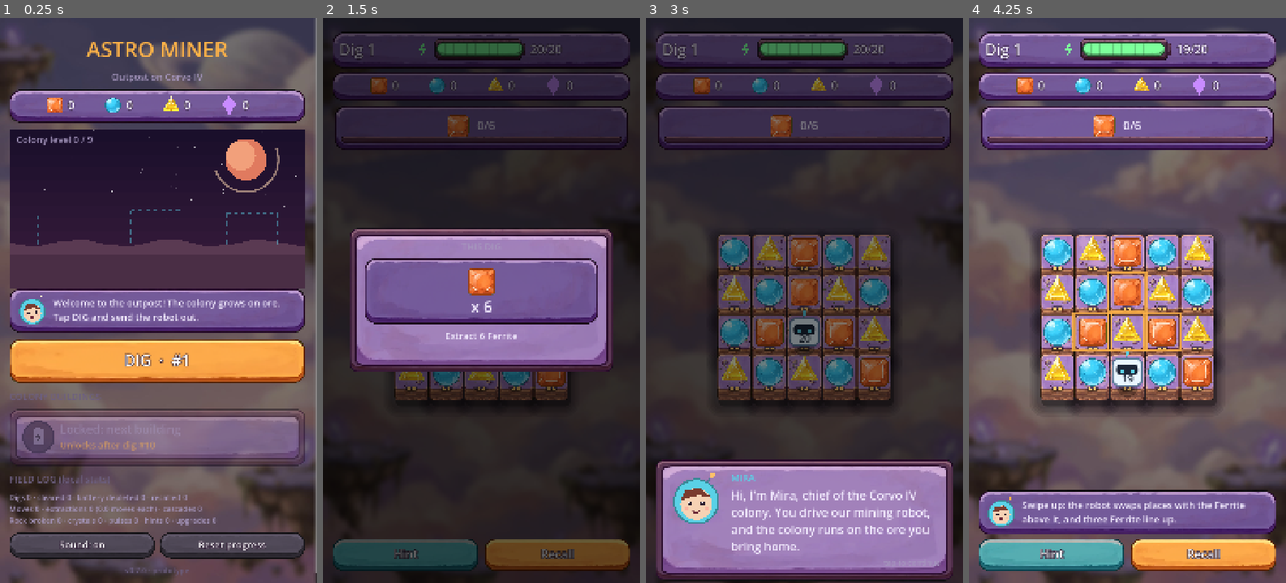
Above: before the commit, frames 1-4 (left to right).
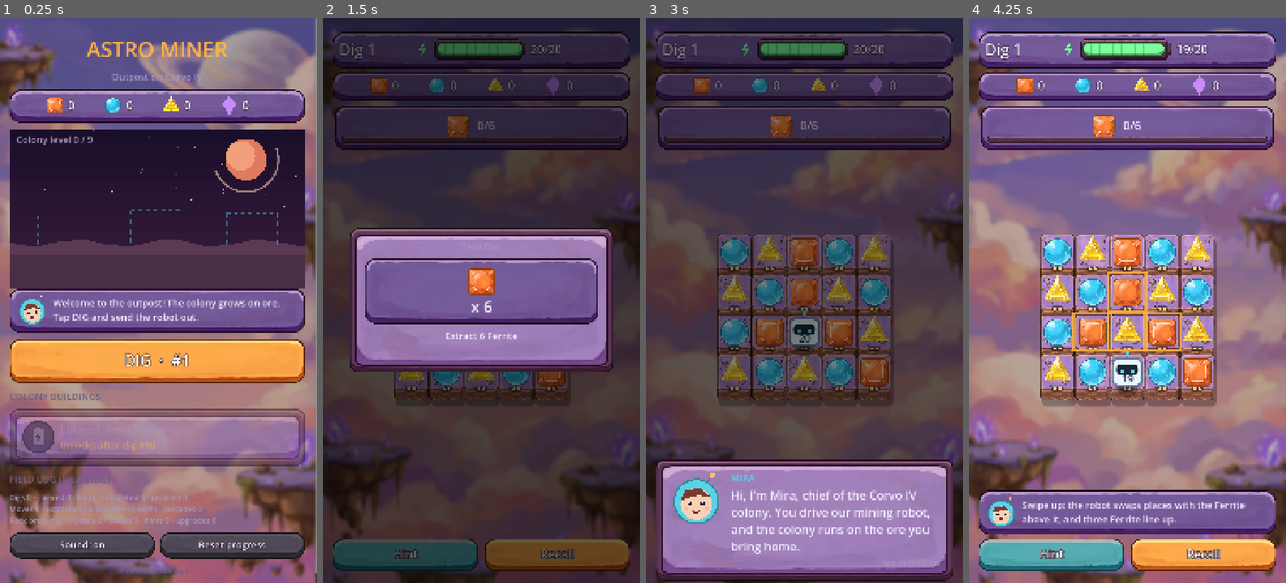
Above: after the commit, the same moments.

Repository: urunsiyabend/astro-miner
Game: Godot game, scene res://scenes/Main.tscn
Two runs of this game, one before a commit and one after it. Both use one fixed random seed, a clock stepped at 60 frames per second and the inputs below.
Inputs (mouse positions are in pixels of both pictures, inside the frame that each line leads up to):
- Up to frame 1 (0.25 s): no input
- Up to frame 2 (1.5 s): click "DIG · #1" at 0.5 s; click "Hint" at 1.25 s
- Up to frame 3 (3 s): click "Recall" at 2 s; tap Enter at 2.75 s; drag from (804, 323) to (836, 176) at 2.77 s
- Up to frame 4 (4.25 s): tap Enter at 3.5 s; drag from (1064, 328) to (1111, 413) at 3.52 s

The runs differ from the first frame. In frame 1, 45% of the frame differs, in the area x 0-100%, y 0-100%; in frame 2, 17%; in frame 3, 40%; in frame 4, 53%.

Commit message:
Back to the lighter sky background without the halo under the island
This reverts commit 8a1f9a3.

Co-Authored-By: Claude Opus 5.5 <noreply@anthropic.com>
Claude-Session: https://claude.ai/code/session_012tNQeieoW2rM39cXm4MPAj

Diff:
--- a/scripts/ui/BoardView.gd
+++ b/scripts/ui/BoardView.gd
@@ -315,19 +315,11 @@
 	var off := Vector2(randf_range(-1, 1), randf_range(-1, 1)) * _shake * 10.0
 	draw_set_transform(off)
 	if _art:
-		# soft dark halo, then a tighter shadow, under the island block by block: lifts the
-		# board off the background
-		for k in 4:
-			var g := cell * (0.30 - k * 0.07)
-			for i in Board.W * Board.H:
-				if snap.terrain[i] != T.BEDROCK:
-					var r := _rect(i, 0)
-					var sr := Rect2(r.position + Vector2(0, cell * 0.12), Vector2(r.size.x, r.size.y * (1.0 + _band))).grow(g)
-					_round_rect(sr, Color(0.03, 0.01, 0.06, 0.10), g + 14)
+		# soft shadow under the island, block by block
 		for i in Board.W * Board.H:
 			if snap.terrain[i] != T.BEDROCK:
 				var r := _rect(i, 0)
-				_round_rect(Rect2(r.position + Vector2(6, 14), Vector2(r.size.x, r.size.y * (1.0 + _band))), Color(0, 0, 0, 0.32), 18)
+				_round_rect(Rect2(r.position + Vector2(6, 14), Vector2(r.size.x, r.size.y * (1.0 + _band))), Color(0, 0, 0, 0.28), 18)
 	else:
 		draw_rect(Rect2(origin - Vector2(10, 10), Vector2(cell * Board.W, cell * Board.H) + Vector2(20, 20)), Pal.BEDROCK)
 	var moving_to := -1
Binary file changed: assets/bg/space.jpg
Not shown, changed: tools/art/build_assets.py
